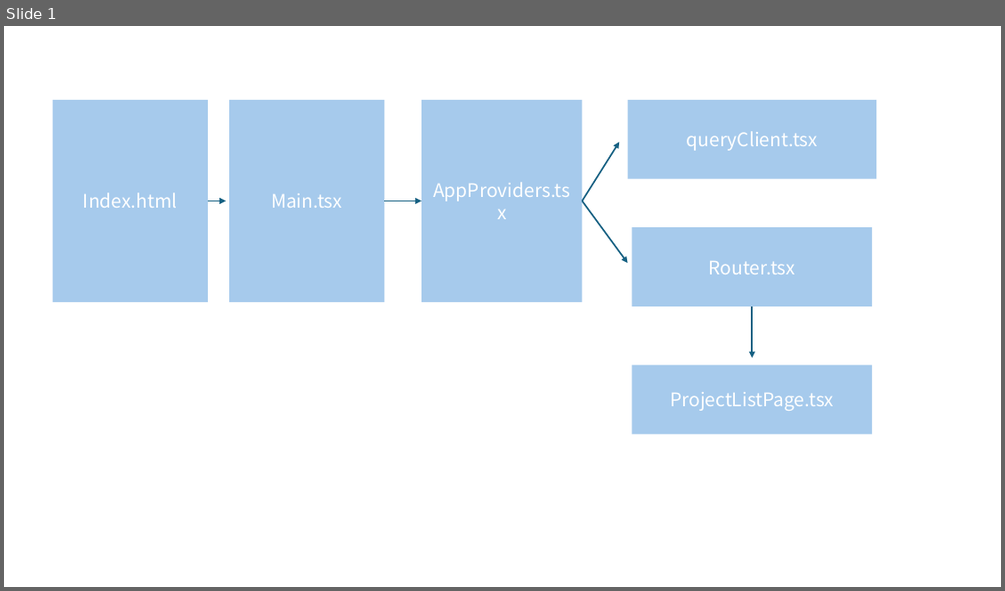
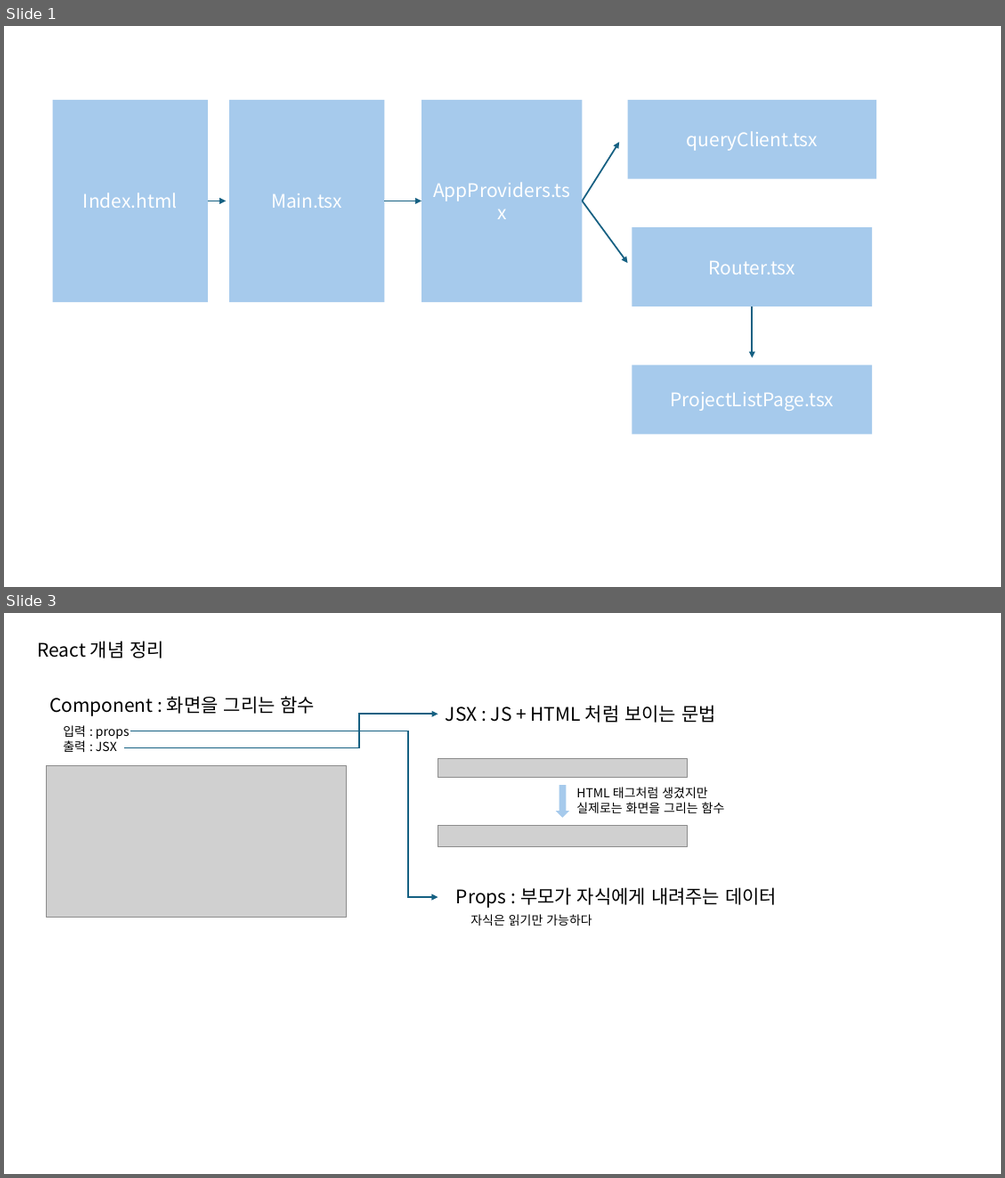
Before and after one commit to Arch0429/frontend-toy, a slide deck: Architecture.pptx. Shown one above the other, each under a label of ours: slide 1 before the commit, slides 1 and 3 after it; the slides between them are not shown. The pictures are 1005x591 and 1005x1178 pixels, drawn with LibreOffice and Linux fonts; fonts in the diff are those of the drawing; grey boxes stand for pictures. Boxes give left, top, right and bottom in pixels: in the first picture for what was removed or moved away, otherwise in the second. Text is boxed around its words. In the diff, an @@ line names an element or a change of style, - is before the commit and + after.

```diff
--- a/Architecture.pptx
+++ b/Architecture.pptx
@@ slide 3 added at <box>4,613,1001,1174</box>, background #FFFFFF @@
@@ text added at <box>38,641,164,658</box>, 18 pt, text #000000 @@
+React 개념 정리
@@ text added at <box>49,696,316,716</box>, 18 pt, text #000000 @@
+Component : 화면을 그리는 함수
@@ elbow arrow added from (124, 748) to (438, 714), #156082 1.5 pt @@
@@ text added at <box>445,705,716,722</box>, 18 pt, text #000000 @@
+JSX : JS + HTML 처럼 보이는 문법
@@ text added at <box>63,725,129,752</box>, 12 pt, text #000000 @@
+입력 : props
+출력 : JSX
@@ elbow arrow added from (130, 731) to (437, 897), #156082 1.5 pt @@
@@ picture added at <box>47,765,348,916</box> @@
@@ picture added at <box>438,758,688,778</box> @@
@@ right arrow added at <box>556,785,569,818</box>, fill #A6CAEC @@
@@ text added at <box>576,787,725,813</box>, 12 pt, text #000000 @@
+HTML 태그처럼 생겼지만
+실제로는 화면을 그리는 함수
@@ picture added at <box>438,825,688,846</box> @@
@@ text added at <box>456,887,777,908</box>, 18 pt, text #000000 @@
+Props : 부모가 자식에게 내려주는 데이터
@@ text added at <box>470,914,591,925</box>, 12 pt, text #000000 @@
+자식은 읽기만 가능하다
```
Also in this commit, not shown: 1 other slide added, 1 other file.
